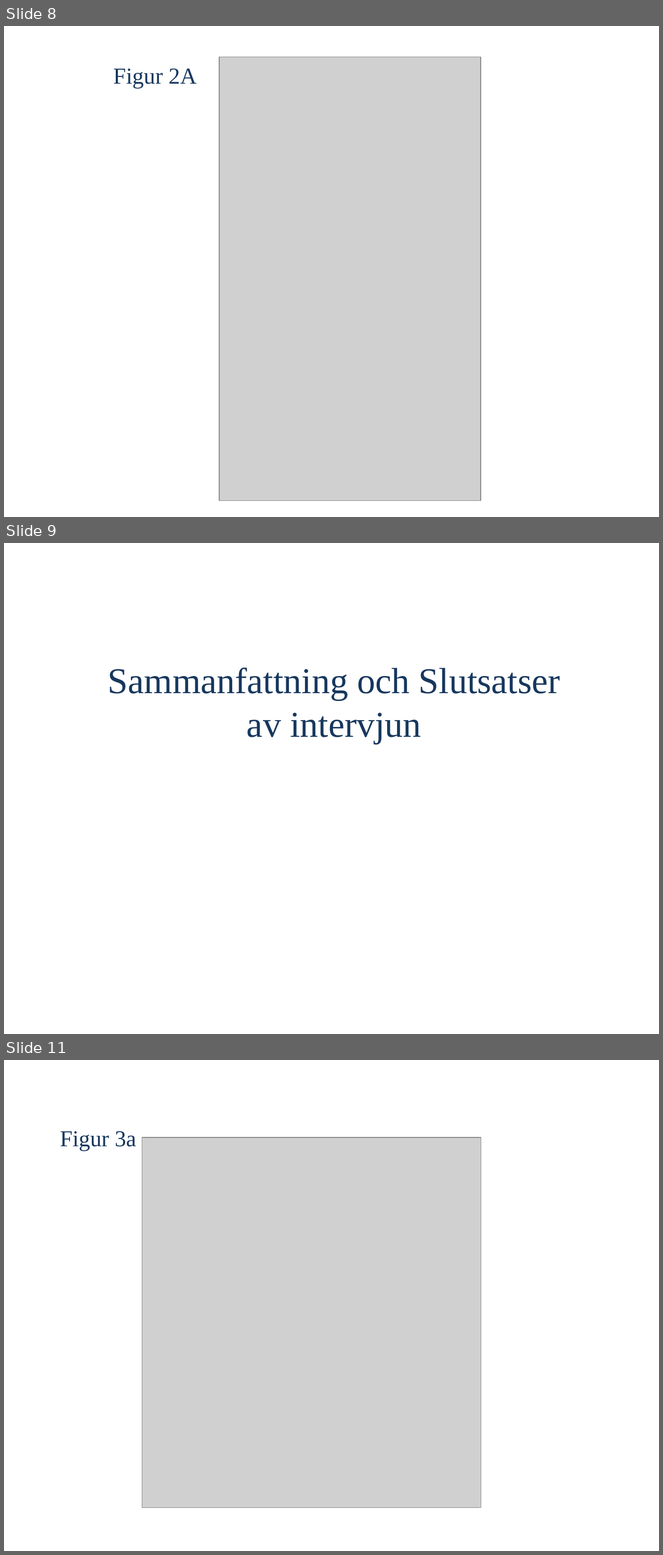
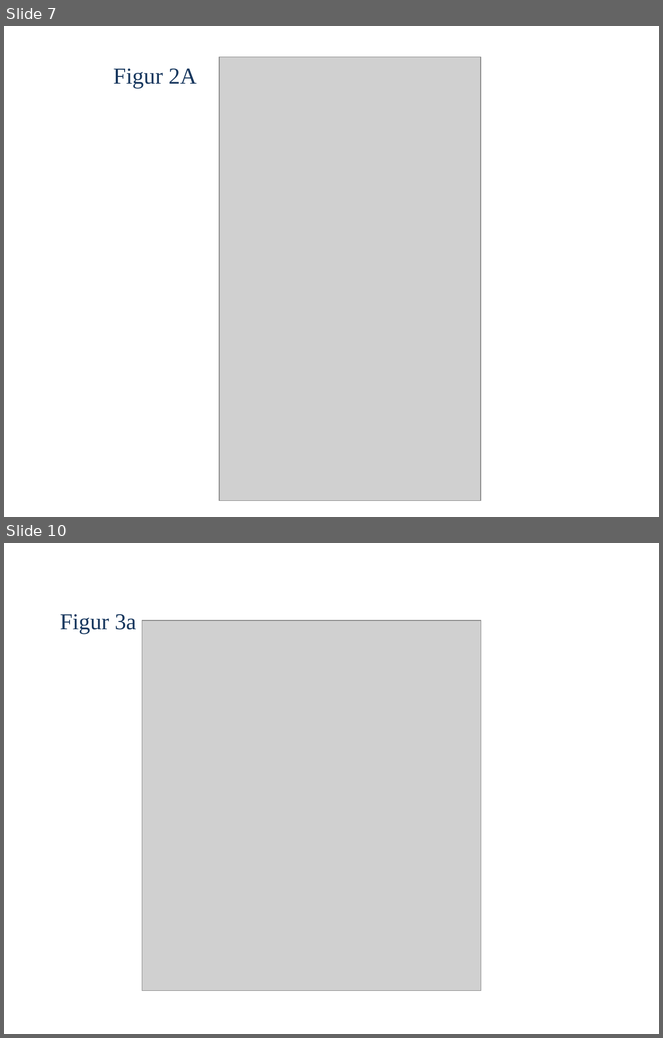
Before and after one commit to OliviaImner/thesis_document, a slide deck: Thesis/Presentation.pptx. Shown one above the other, each under a label of ours: slides 8, 9 and 11 before the commit, slides 7 and 10 after it; the slides between them are not shown. The pictures are 663x1555 and 663x1038 pixels, drawn with LibreOffice and Linux fonts; fonts in the diff are those of the drawing; grey boxes stand for pictures. Boxes give left, top, right and bottom in pixels: in the first picture for what was removed or moved away, otherwise in the second. Text is boxed around its words. In the diff, an @@ line names an element or a change of style, - is before the commit and + after.

```diff
--- a/Thesis/Presentation.pptx
+++ b/Thesis/Presentation.pptx
@@ slide 9 removed at (x1=4, y1=543, x2=659, y2=1034), background #FFFFFF @@
@@ text removed at (x1=108, y1=667, x2=560, y2=744) @@
-Sammanfattning och Slutsatser
-av intervjun
@@ what was slide 8 is now slide 7 @@
@@ what was slide 11 is now slide 10 @@
```
Also in this commit, not shown: 8 slides changed, 2 slides added, 2 other slides removed, 1 other file.
